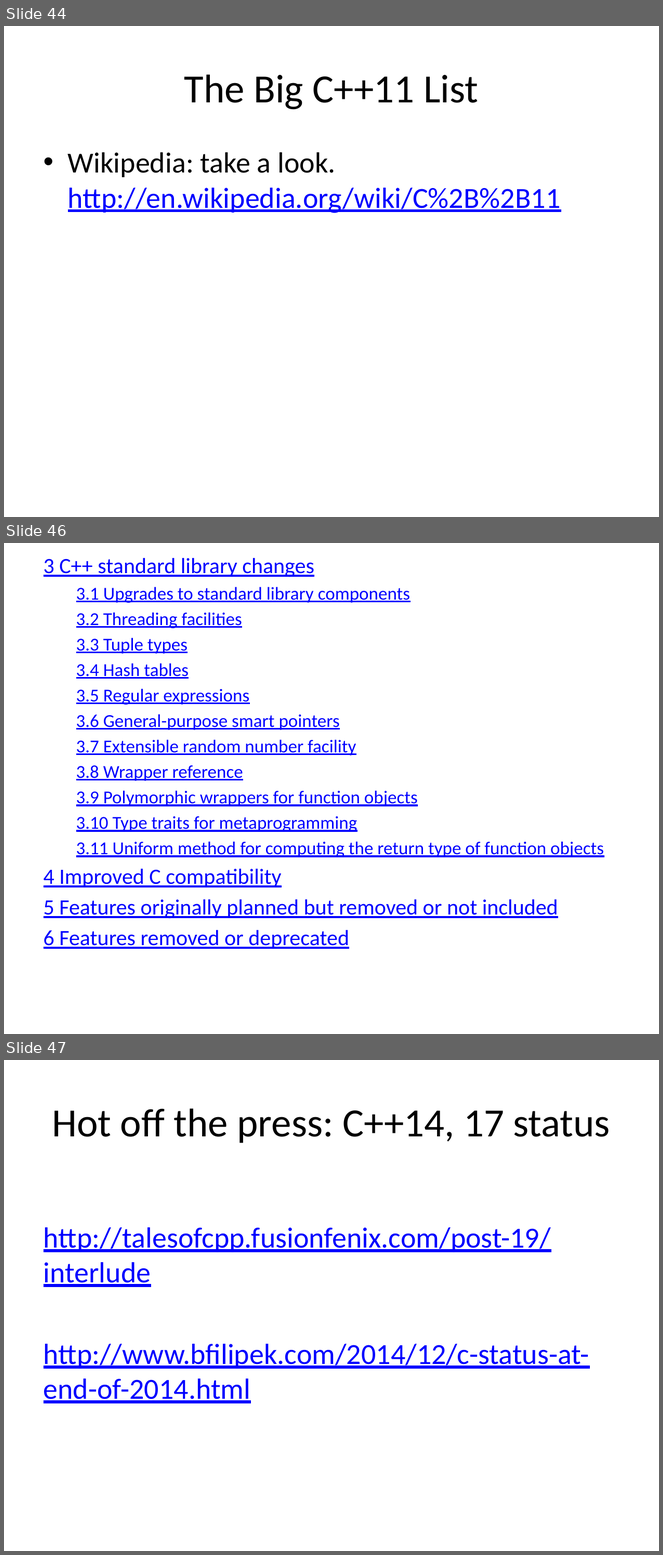
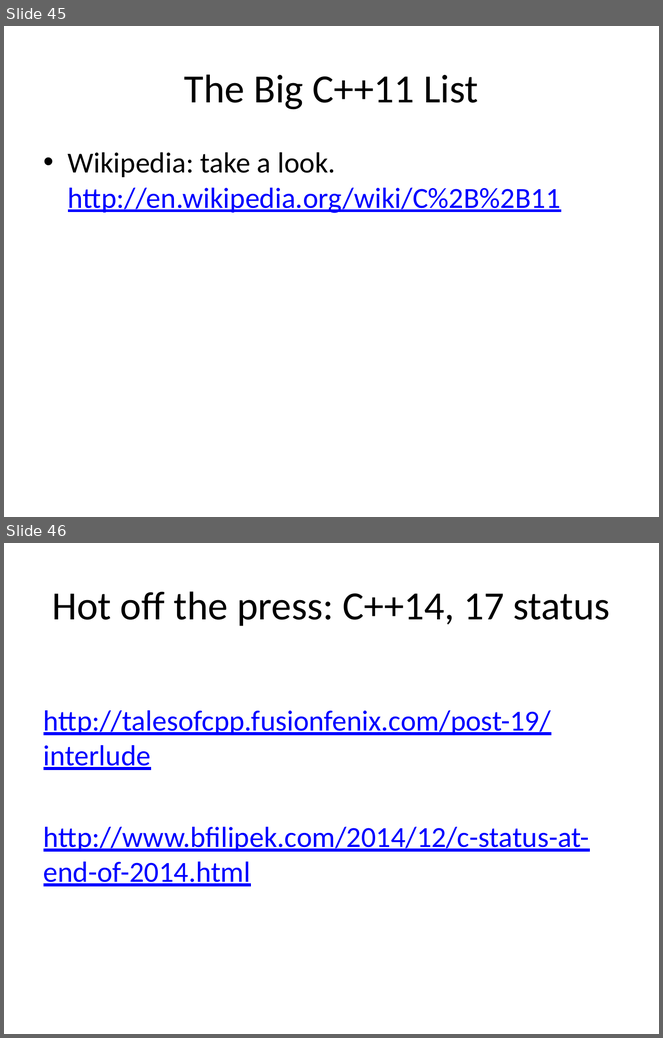
Before and after one commit to fellmad/FunWithCpp11, a slide deck: doc/Fun_with_C++11.pptx. Shown one above the other, each under a label of ours: slides 44, 46 and 47 before the commit, slides 45 and 46 after it; the slides between them are not shown. The pictures are 663x1555 and 663x1038 pixels, drawn with LibreOffice and Linux fonts; fonts in the diff are those of the drawing. Boxes give left, top, right and bottom in pixels: in the first picture for what was removed or moved away, otherwise in the second. Text is boxed around its words. In the diff, an @@ line names an element or a change of style, - is before the commit and + after.

```diff
--- a/doc/Fun_with_C++11.pptx
+++ b/doc/Fun_with_C++11.pptx
@@ slide 46 removed at (4,543,659,1034), background #FFFFFF @@
@@ text removed at (44,558,604,949) @@
-3 C++ standard library changes
-  3.1 Upgrades to standard library components
-  3.2 Threading facilities
-  3.3 Tuple types
-  3.4 Hash tables
-  3.5 Regular expressions
-  3.6 General-purpose smart pointers
-  3.7 Extensible random number facility
-  3.8 Wrapper reference
-  3.9 Polymorphic wrappers for function objects
-  3.10 Type traits for metaprogramming
-  3.11 Uniform method for computing the return type of function objects
-4 Improved C compatibility
-5 Features originally planned but removed or not included
-6 Features removed or deprecated
@@ what was slide 44 is now slide 45 @@
@@ what was slide 47 is now slide 46 @@
```
Also in this commit, not shown: 8 slides changed, 2 slides added, 5 other slides removed, 2 other files.
